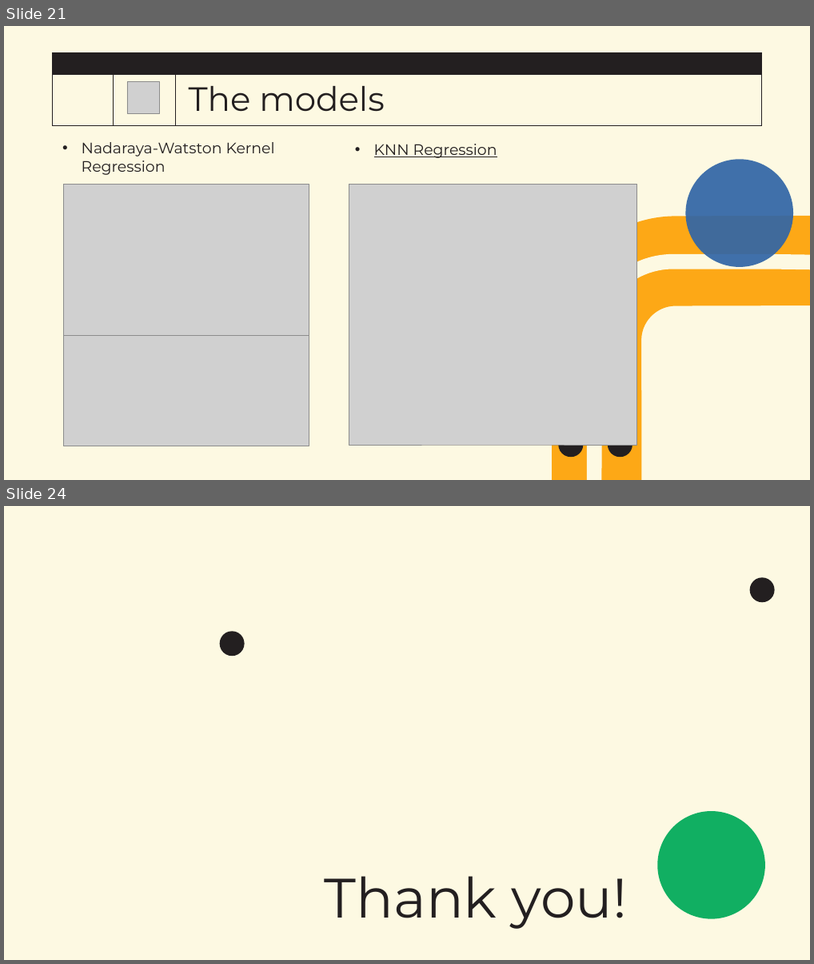
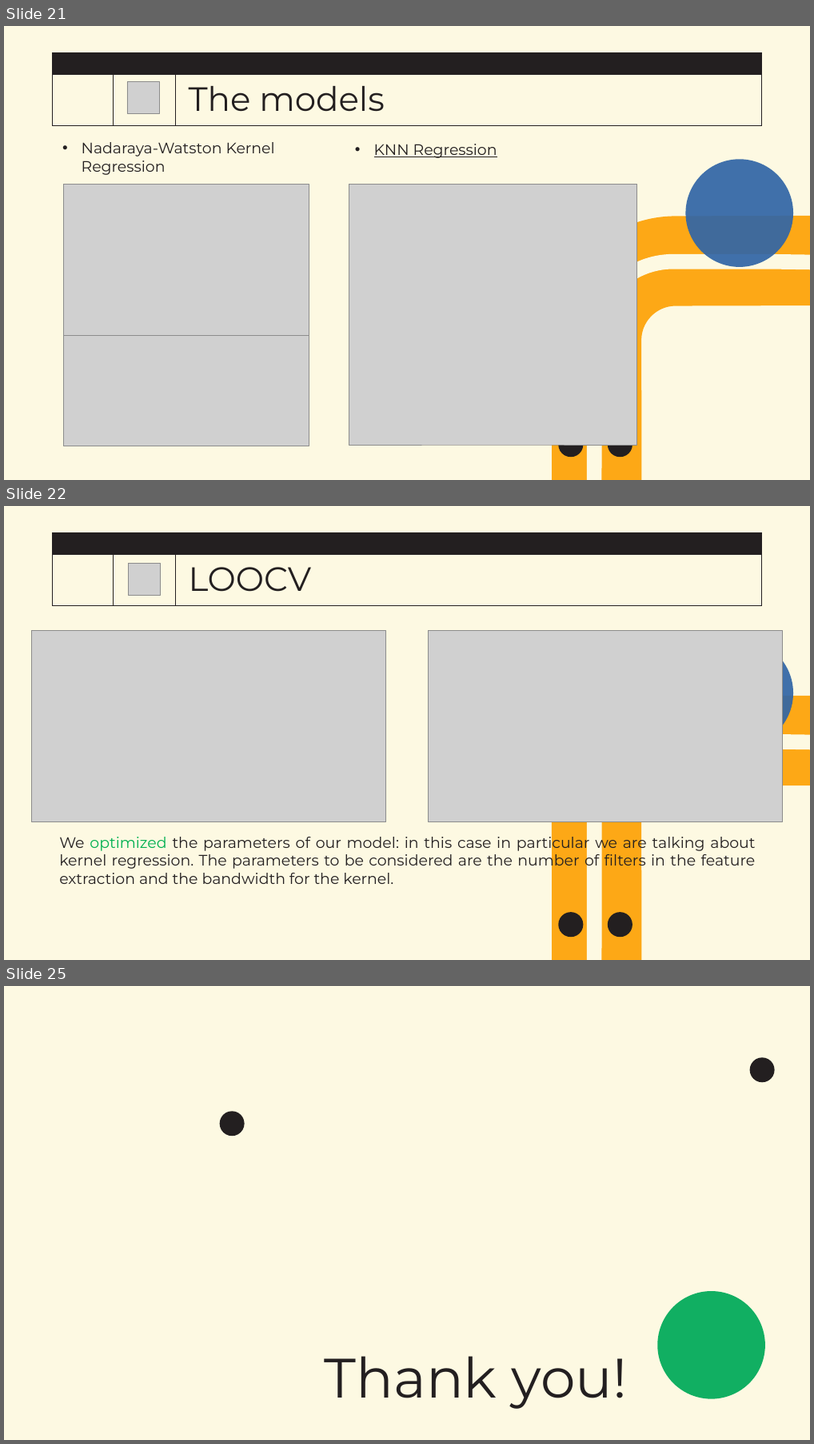
Before and after one commit to FedericoAlvetreti/TherMike, a slide deck: G22_slides.pptx. Shown one above the other, each under a label of ours: slides 21 and 24 before the commit, slides 21, 22 and 25 after it; the slides between them are not shown. The pictures are 814x964 and 814x1444 pixels, drawn with LibreOffice and Linux fonts; fonts in the diff are those of the drawing; grey boxes stand for pictures; background and template pictures are left out. Boxes give left, top, right and bottom in pixels: in the first picture for what was removed or moved away, otherwise in the second. Text is boxed around its words. In the diff, an @@ line names an element or a change of style, - is before the commit and + after.

```diff
--- a/G22_slides.pptx
+++ b/G22_slides.pptx
@@ slide 22 added at <box>4,506,810,960</box>, background #FDF9E2; not listed: 9 template elements that a slide beside it also shows @@
@@ picture added at <box>129,563,161,595</box> @@
@@ title added at <box>189,567,312,592</box>, 40 pt, text #231F20 @@
+LOOCV
@@ picture added at <box>31,631,386,822</box> @@
@@ picture added at <box>428,631,783,822</box> @@
@@ text added at <box>59,832,756,884</box>, 18 pt, text #231F20 @@
+We optimized the parameters of our model: in this case in particular we are talking about kernel regression. The parameters to be considered are the number of filters in the feature extraction and the bandwidth for the kernel.
@@ what was slide 24 is now slide 25 @@
```
Also in this commit, not shown: 4 slides changed, 17 other files.
